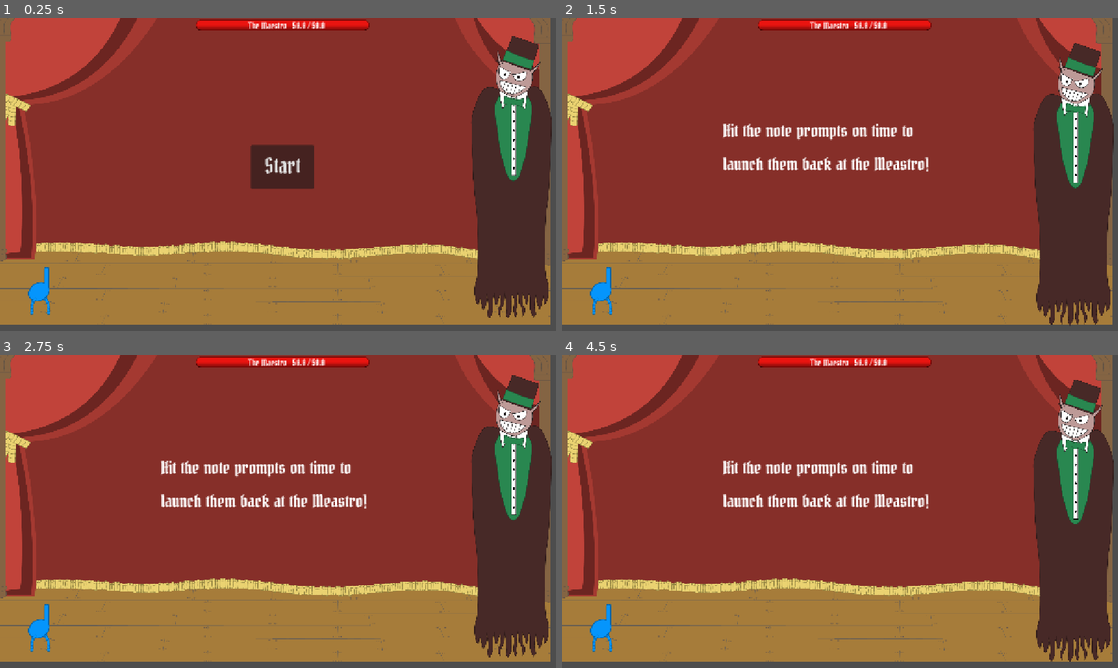
Above: before the commit, frames 1-4 (two rows, left to right).
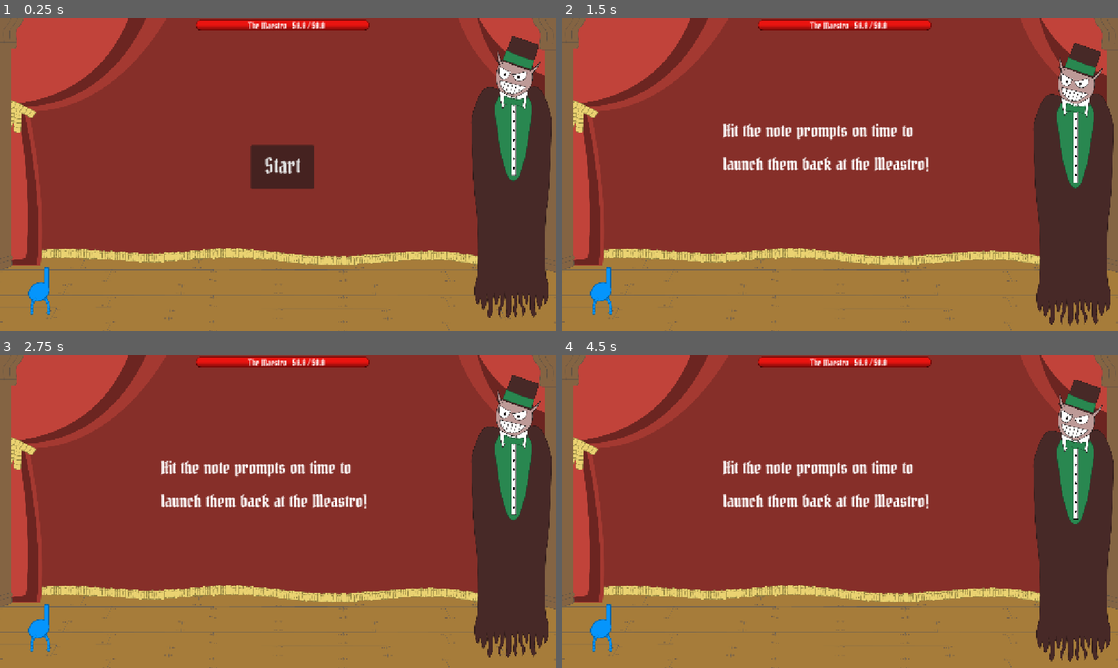
Above: after the commit, the same moments.

Repository: DevByColton/Maestro
Game: Godot game, scene res://main.tscn
Two runs of this game, one before a commit and one after it. Both use one fixed random seed, a clock stepped at 60 frames per second and the inputs below.
Inputs:
- Up to frame 1 (0.25 s): no input
- Up to frame 2 (1.5 s): click "Start" at 0.5 s; tap E (e_hit_note) at 1.35 s
- Up to frame 3 (2.75 s): tap Q (q_hit_note) at 2.1 s
- Up to frame 4 (4.5 s): tap R (r_hit_note) at 2.85 s; tap T (t_hit_note) at 3.6 s; tap W (w_hit_note) at 4.35 s

The runs differ from the first frame. In frame 1, 12% of the frame differs, in the area x 0-100%, y 0-100%; in frame 2, 12%; in frame 3, 12%; in frame 4, 12%.

Commit message:
Clean up

Diff:
--- a/main.gd
+++ b/main.gd
@@ -100,6 +100,7 @@
 
 func reset_scenes() -> void:
 	$RestartButton.hide()
+	$StopButton.hide()
 	stop_or_play_song()
 	$Player.reset()
 	$Boss.reset()
--- a/main.tscn
+++ b/main.tscn
@@ -23,7 +23,7 @@
 whole_note_scene = ExtResource("7_xax3c")
 
 [node name="Background" type="Sprite2D" parent="."]
-position = Vector2(627, 345)
+position = Vector2(640, 360)
 scale = Vector2(0.5, 0.5)
 texture = ExtResource("2_ow8op")
 
